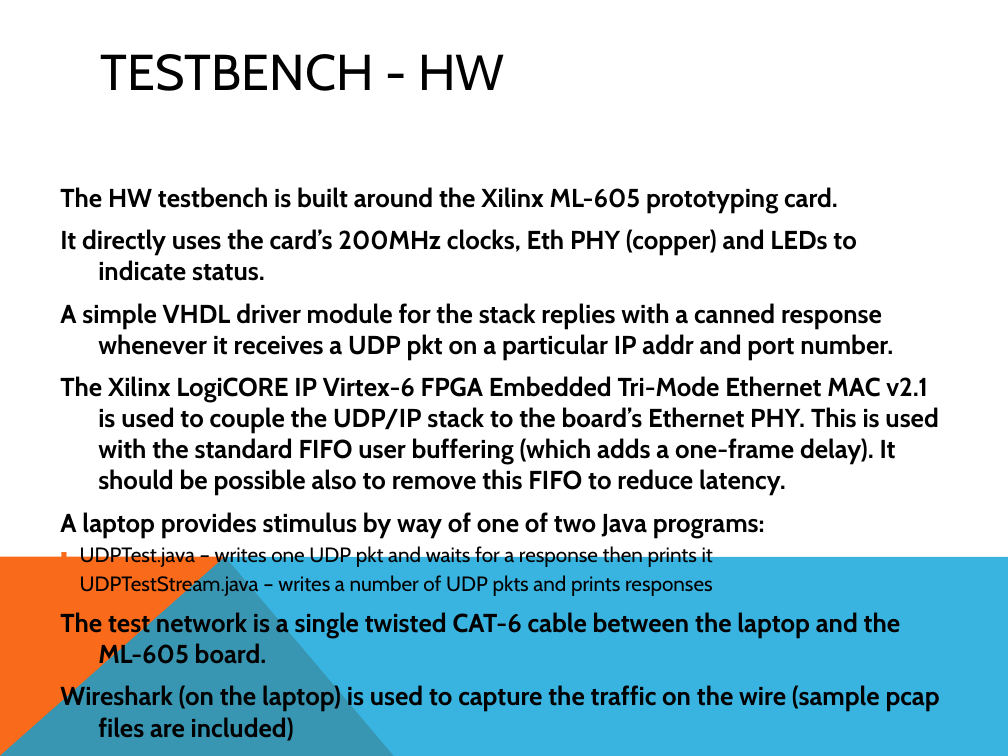
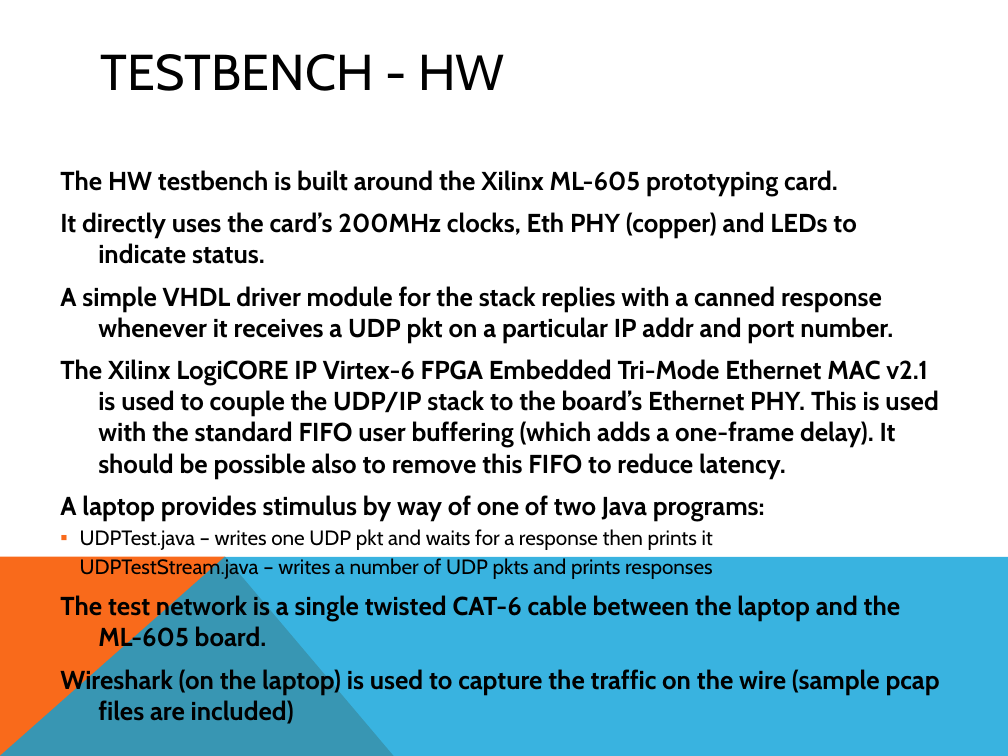
Before and after one commit to freecores/udp_ip_stack, a slide deck: slide 19 of doc/src/UDP_IP_Stack.pptx. Drawn at 1008x756 pixels with LibreOffice and Linux fonts; fonts in the diff are those of the drawing. Boxes give left, top, right and bottom in pixels: in the first picture for what was removed or moved away, otherwise in the second. Text is boxed around its words. In the diff, an @@ line names an element or a change of style, - is before the commit and + after.

```diff
--- a/doc/src/UDP_IP_Stack.pptx
+++ b/doc/src/UDP_IP_Stack.pptx
@@ text "The HW testbench is built ..." moved from (x1=60, y1=187, x2=940, y2=741) to (x1=60, y1=170, x2=940, y2=724) @@
```
Also in this commit, not shown: 7 other slides changed, 17 other files.
